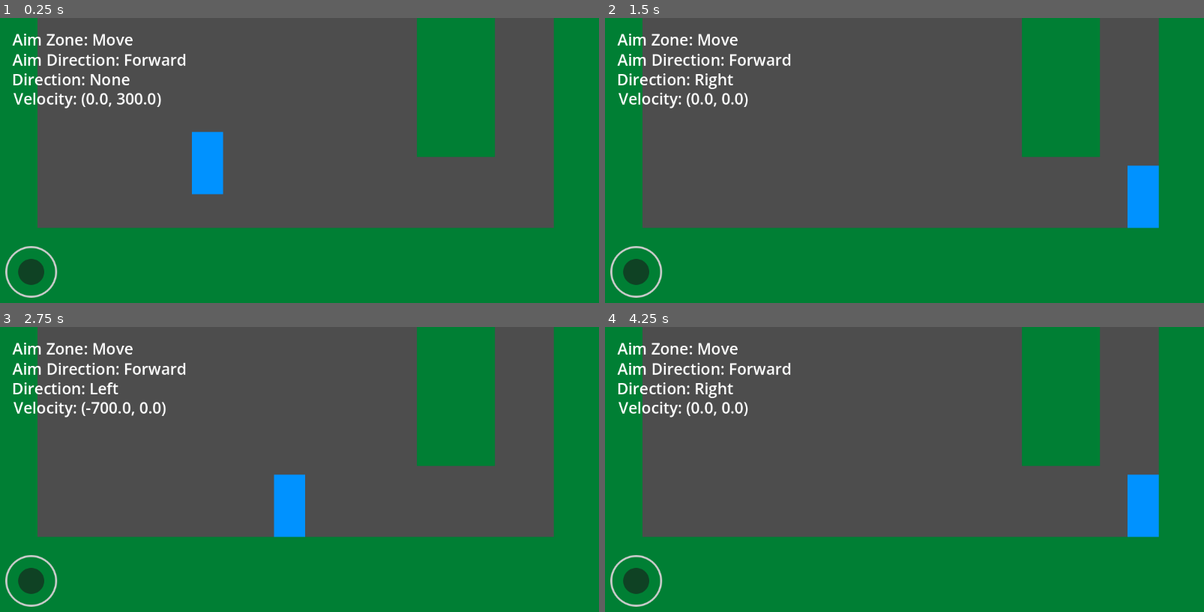
Above: before the commit, frames 1-4 (two rows, left to right).
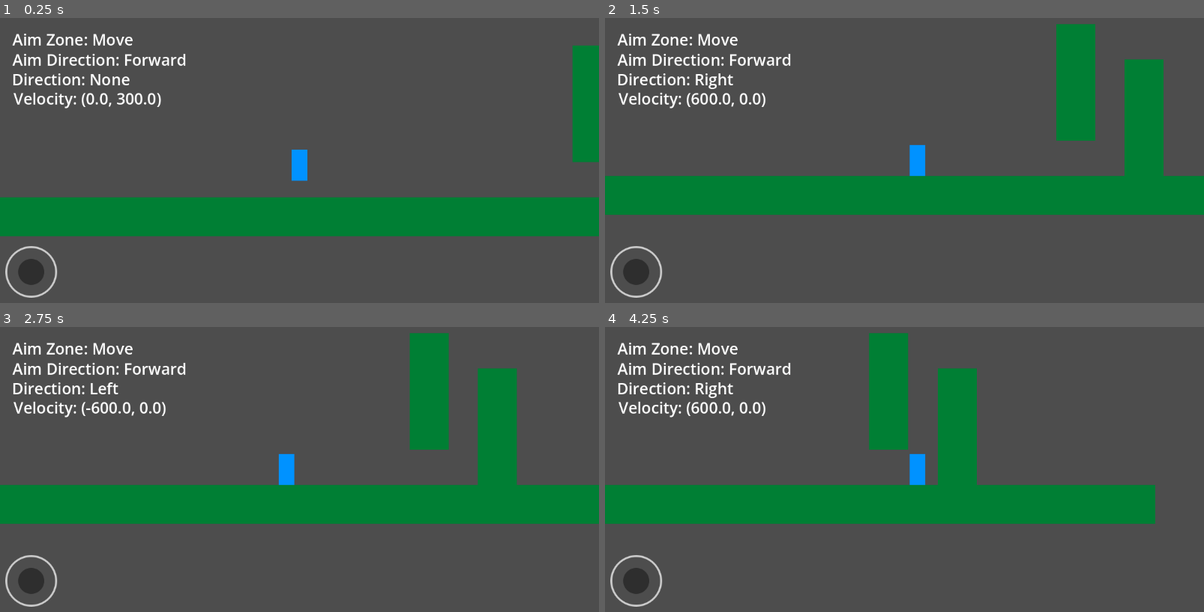
Above: after the commit, the same moments.

Repository: Mrdarx444/Veinbreaker
Game: Godot game, scene res://source/test/world.tscn
Two runs of this game, one before a commit and one after it. Both use one fixed random seed, a clock stepped at 60 frames per second and the inputs below.
Inputs:
- Up to frame 1 (0.25 s): no input
- Up to frame 2 (1.5 s): hold D (Right) from 0.53 s (still down); tap W (Up) at 0.77 s
- Up to frame 3 (2.75 s): tap W (Up) at 1.52 s; release D (Right) at 2.03 s; hold A (Left) from 2.03 s (still down)
- Up to frame 4 (4.25 s): release A (Left) at 2.78 s; hold D (Right) from 2.78 s (still down); tap W (Up) at 3.02, 3.77 s

The runs differ from the first frame. In frame 1, 47% of the frame differs, in the area x 0-100%, y 0-100%; in frame 2, 53%; in frame 3, 52%; in frame 4, 60%.

Commit message:
Add acceleration/friction

Diff:
--- a/source/scenes/Player/player.tscn
+++ b/source/scenes/Player/player.tscn
@@ -11,8 +11,6 @@
 
 [node name="Player" type="CharacterBody2D" unique_id=1568325260]
 script = ExtResource("1_31g4s")
-speed = null
-aiming_slowdown_ratio = null
 
 [node name="TempSprite" type="ColorRect" parent="." unique_id=739025270]
 custom_minimum_size = Vector2(60, 120)
@@ -85,3 +83,8 @@
 offset_bottom = 189.0
 text = "Velocity: (0, 0)"
 label_settings = SubResource("LabelSettings_ck846")
+
+[node name="Camera" type="Camera2D" parent="." unique_id=1120778986]
+zoom = Vector2(0.5, 0.5)
+position_smoothing_enabled = true
+position_smoothing_speed = 10.0
--- a/source/scripts/Player/player.gd
+++ b/source/scripts/Player/player.gd
@@ -1,9 +1,12 @@
 extends CharacterBody2D
 
 @export_subgroup("Movement")
-@export var speed : float = 700.0
+@export var speed: float = 600.0
+@export var acceleration: float = speed * 8
+@export var friction: float = speed * 10
 @export_range(0, 1, 0.01) var aiming_slowdown_ratio: float = 0.75
 @export var gravity: float = ProjectSettings.get_setting("physics/2d/default_gravity")
+@export var max_fall_speed: float = 1500.0
 
 @onready var joystick: PlayerAimComponent = $Components/PlayerAimComponent
 
@@ -21,19 +24,31 @@
 	_debugg()
 
 func gravity_handle(delta: float):
-	if !is_on_floor():
-		velocity.y += gravity * delta
+	if !is_on_floor() and velocity.y < max_fall_speed:
+		velocity.y = min(velocity.y + gravity * delta, max_fall_speed)
 	else :
 		velocity.y = 0
 
 func movement_handle(delta: float):
 	match joystick.current_zone:
 		joystick.AimZone.MOVE:
-			velocity.x = speed * joystick.move_direction
-		joystick.AimZone.MOVE_AIM_UP, joystick.AimZone.MOVE_AIM_UP:
-			velocity.x = speed * joystick.move_direction * aiming_slowdown_ratio
+			velocity.x = move_toward(
+				velocity.x,
+				speed * joystick.move_direction,
+				acceleration * delta
+			)
+		joystick.AimZone.MOVE_AIM_UP, joystick.AimZone.MOVE_AIM_DOWN:
+			velocity.x = move_toward(
+				velocity.x,
+				speed * joystick.move_direction * aiming_slowdown_ratio,
+				acceleration * delta
+			)
 		_:
-			velocity.x = 0
+			velocity.x = move_toward(
+				velocity.x,
+				0.0,
+				friction * delta
+			)
 
 func _debugg():
 	zone_label.text = "Aim Zone: " + joystick.aim_zone_debbug[joystick.current_zone]
--- a/source/test/world.tscn
+++ b/source/test/world.tscn
@@ -3,7 +3,7 @@
 [ext_resource type="PackedScene" uid="uid://bghqxvldmkdeg" path="res://source/scenes/Player/player.tscn" id="1_4loxo"]
 
 [sub_resource type="RectangleShape2D" id="RectangleShape2D_dihab"]
-size = Vector2(2000, 150)
+size = Vector2(4000, 150)
 
 [sub_resource type="RectangleShape2D" id="RectangleShape2D_4loxo"]
 size = Vector2(150, 450)
@@ -15,7 +15,7 @@
 metadata/_edit_group_ = true
 
 [node name="ColorRect" type="ColorRect" parent="Platform" unique_id=2103790015]
-custom_minimum_size = Vector2(2000, 150)
+custom_minimum_size = Vector2(4000, 150)
 anchors_preset = 8
 anchor_left = 0.5
 anchor_top = 0.5
@@ -34,7 +34,7 @@
 shape = SubResource("RectangleShape2D_dihab")
 
 [node name="Wall1" type="StaticBody2D" parent="." unique_id=718185708]
-position = Vector2(1140, 180)
+position = Vector2(1788, 180)
 metadata/_edit_group_ = true
 
 [node name="ColorRect" type="ColorRect" parent="Wall1" unique_id=615603583]
@@ -57,7 +57,7 @@
 shape = SubResource("RectangleShape2D_4loxo")
 
 [node name="Wall2" type="StaticBody2D" parent="." unique_id=2023223713]
-position = Vector2(-3, 180)
+position = Vector2(-875, 180)
 metadata/_edit_group_ = true
 
 [node name="ColorRect" type="ColorRect" parent="Wall2" unique_id=1466730599]
@@ -80,7 +80,7 @@
 shape = SubResource("RectangleShape2D_4loxo")
 
 [node name="Wall3" type="StaticBody2D" parent="." unique_id=492829394]
-position = Vector2(877, 43)
+position = Vector2(1525, 43)
 metadata/_edit_group_ = true
 
 [node name="ColorRect" type="ColorRect" parent="Wall3" unique_id=1704805394]
